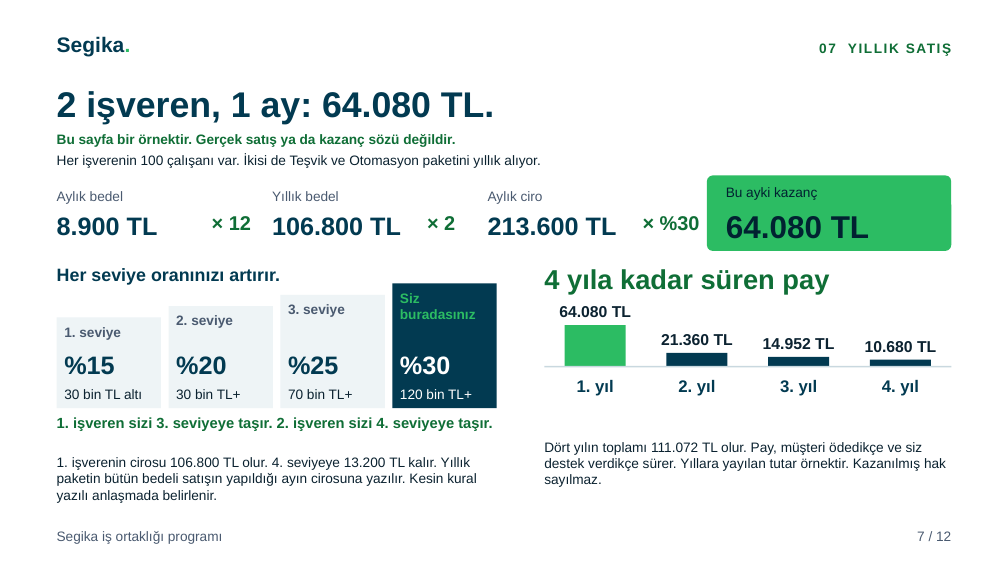
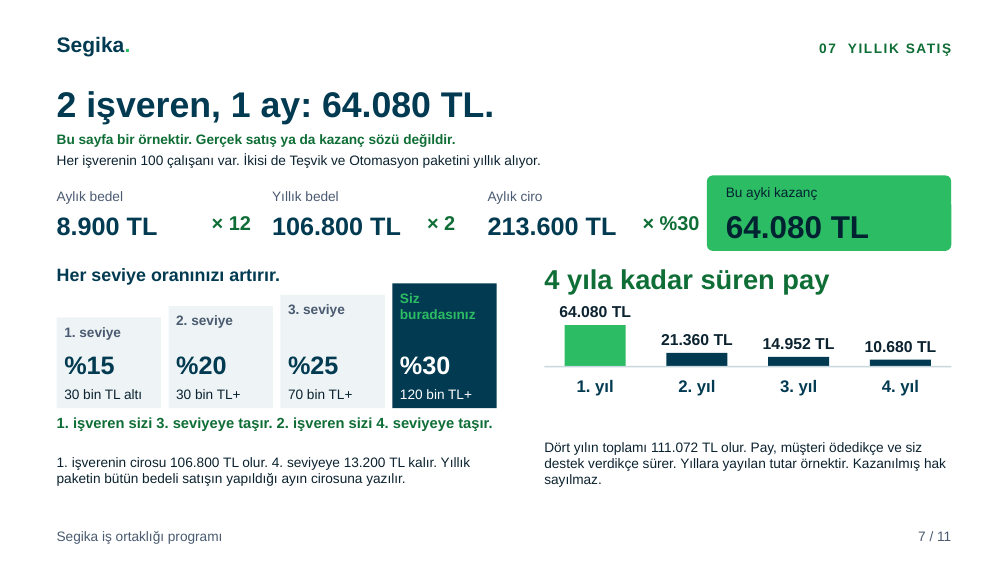
Before and after one commit to karacaismail/19ekim, a slide deck: slide 7 of public/indir/segika/segika-is-ortakligi-sunum.pptx. Drawn at 1008x567 pixels with LibreOffice and Linux fonts; fonts in the diff are those of the drawing. Boxes give left, top, right and bottom in pixels: in the first picture for what was removed or moved away, otherwise in the second. Text is boxed around its words. In the diff, an @@ line names an element or a change of style, - is before the commit and + after.

```diff
--- a/public/indir/segika/segika-is-ortakligi-sunum.pptx
+++ b/public/indir/segika/segika-is-ortakligi-sunum.pptx
@@ text at (57,457,471,486): text changed @@
-1. işverenin cirosu 106.800 TL olur. 4. seviyeye 13.200 TL kalır. Yıllık paketin bütün bedeli satışın yapıldığı ayın cirosuna yazılır. Kesin kural yazılı anlaşmada belirlenir.
+1. işverenin cirosu 106.800 TL olur. 4. seviyeye 13.200 TL kalır. Yıllık paketin bütün bedeli satışın yapıldığı ayın cirosuna yazılır.
@@ text at (918,531,951,541): text changed @@
-7 / 12
+7 / 11
```
Also in this commit, not shown: 9 other slides changed, 1 slide removed, 42 other files.
